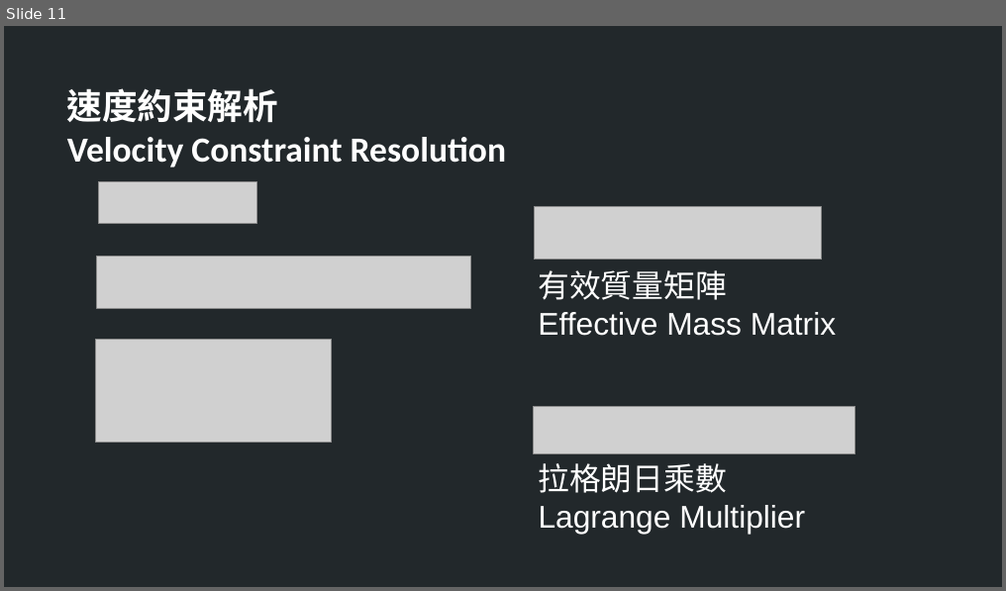
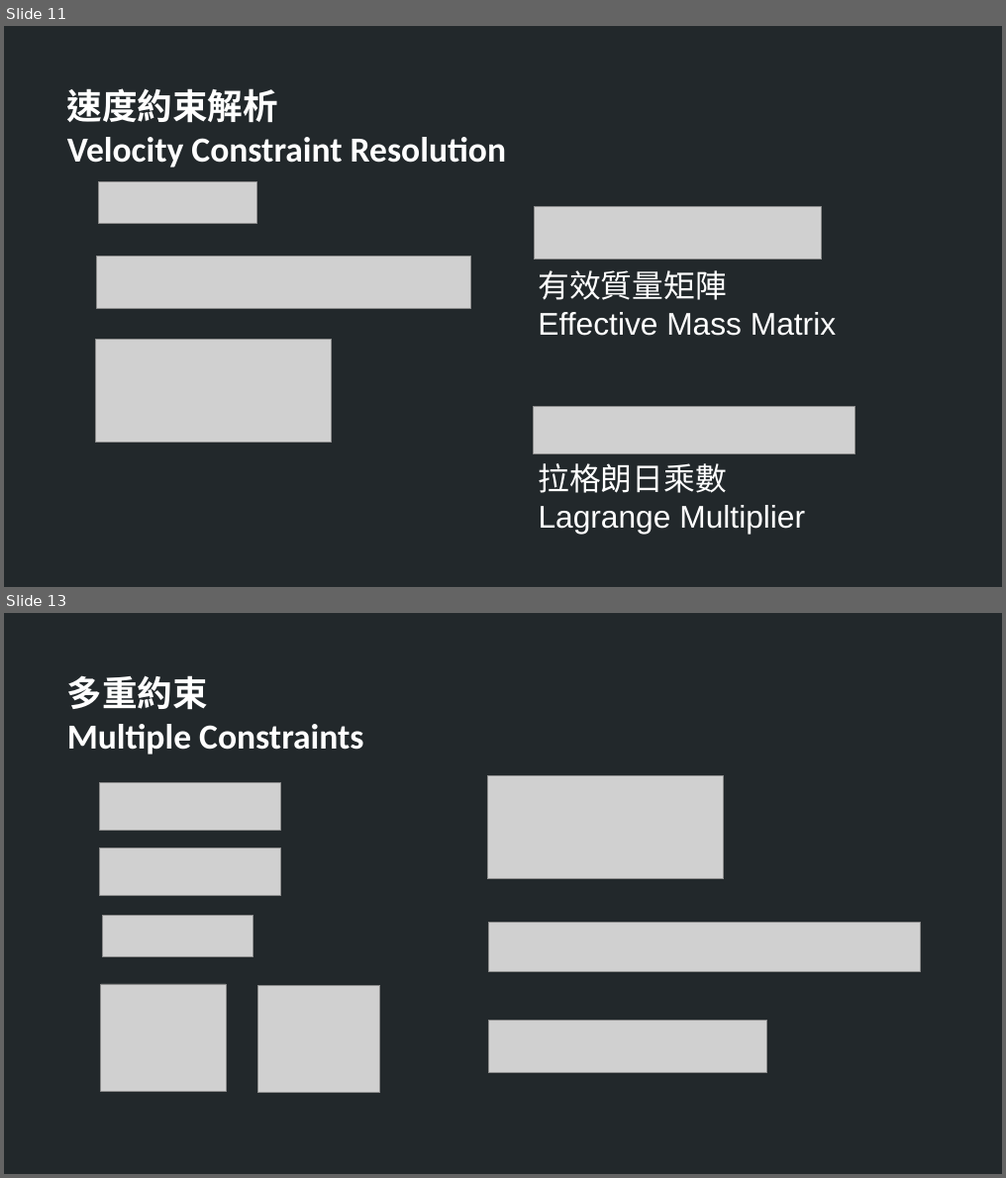
Before and after one commit to TheAllenChou/unity-physics-constraints, a slide deck: slides/physics constraints in games.odp. Shown one above the other, each under a label of ours: slide 11 before the commit, slides 11 and 13 after it; the slides between them are not shown. The pictures are 1006x591 and 1006x1178 pixels, drawn with LibreOffice and Linux fonts; fonts in the diff are those of the drawing; grey boxes stand for pictures. Boxes give left, top, right and bottom in pixels: in the first picture for what was removed or moved away, otherwise in the second. Text is boxed around its words. In the diff, an @@ line names an element or a change of style, - is before the commit and + after.

```diff
--- a/slides/physics constraints in games.odp
+++ b/slides/physics constraints in games.odp
@@ slide 13 added at bbox=[4, 613, 1002, 1174], background #22282B @@
@@ text added at bbox=[67, 675, 363, 755], 28 pt, text #FFFFFF, bold @@
+多重約束
+Multiple Constraints
@@ picture added at bbox=[99, 783, 280, 831] @@
@@ picture added at bbox=[487, 776, 724, 879] @@
@@ picture added at bbox=[99, 849, 280, 895] @@
@@ picture added at bbox=[102, 916, 253, 958] @@
@@ picture added at bbox=[488, 923, 921, 972] @@
@@ picture added at bbox=[101, 984, 226, 1092] @@
@@ picture added at bbox=[257, 985, 380, 1093] @@
@@ picture added at bbox=[488, 1021, 767, 1073] @@
```
Also in this commit, not shown: 3 slides changed, 3 other slides added.
